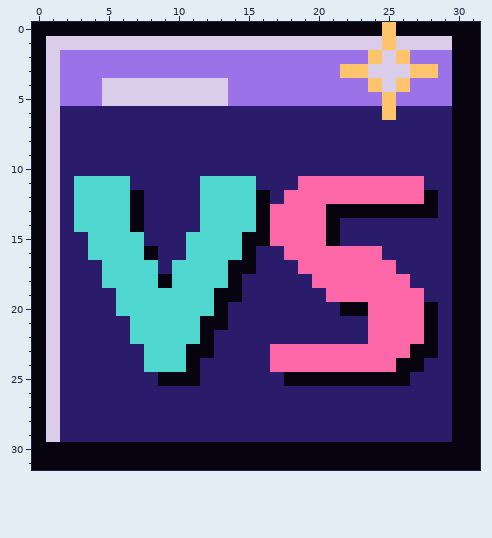
A pixel-art file gets an edit: art/brand/vs-mark-32.aseprite. This is how it looked before the edit.
32x32 pixels, 1 frame.
And afterwards:
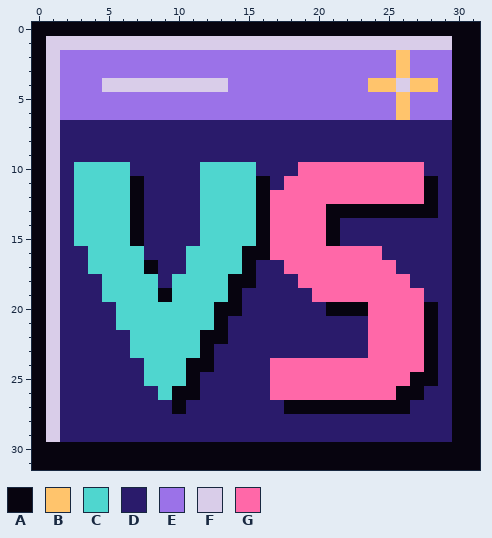
Palette (. is transparent): A #07040f  B #ffc46c  C #4fd6cf  D #2a1b6b  E #9b72e8  F #d9cde9  G #ff68a8
From old to new:
Colour B becomes colour A in row 0 at x 25.
Colour C becomes colour A in row 15 at x 7; in row 17 at x 8; in row 19 at x 9.
Colour D becomes colour A in row 11 at x 7, 16 and 28; in row 16 at x 16; in row 18 at x 15; in row 20 at x 14 and 21; in row 22 at x 13; in row 24 at x 12 and 28.
Colour D becomes colour A in row 25 at x 27 to 28; in row 26 at x 10 to 11 and 26 to 27; in row 27 at x 10 and 18 to 26.
Colour D becomes colour B in row 6 at x 26.
Colour E becomes colour B in row 4 at x 27 to 28; in row 5 at x 26.
Colour F becomes colour B in row 3 at x 26; in row 4 at x 25.
Colour A becomes colour C in row 15 at x 15; in row 17 at x 14; in row 19 at x 13; in row 21 at x 12; in row 23 at x 11; in row 25 at x 9 to 10.
Colour D becomes colour C in row 10 at x 3 to 6 and 12 to 15; in row 15 at x 3; in row 17 at x 4; in row 19 at x 5; in row 21 at x 6; in row 23 at x 7.
Colour D becomes colour C in row 25 at x 8; in row 26 at x 9.
Colour A becomes colour D in row 16 at x 8; in row 18 at x 9.
Colour C becomes colour D in row 15 at x 11; in row 17 at x 10.
Colour G becomes colour D in row 23 at x 17 to 23.
Colour B becomes colour E in row 2 at x 24; in row 3 at x 22 to 23 and 27 to 28; in rows 5 to 6 at x 25.
Colour D becomes colour E in row 6 at x 2 to 24 and 27 to 29.
Colour F becomes colour E in row 2 at x 25; in row 3 at x 24 to 25; in row 5 at x 5 to 13.
Colour B becomes colour F in row 1 at x 25; in row 4 at x 26.
Colour A becomes colour G in row 23 at x 27; in row 24 at x 26 to 27; in row 25 at x 18 to 26.
Colour D becomes colour G in row 10 at x 19 to 27; in row 11 at x 18; in row 12 at x 17; in row 16 at x 17; in row 17 at x 18; in row 18 at x 19.
Colour D becomes colour G in row 19 at x 20; in row 25 at x 17; in row 26 at x 17 to 25.
Boxes around the changes in both pictures, in picture pixels (x1, y1, x2, y2):
changed: (60, 22, 452, 414)
